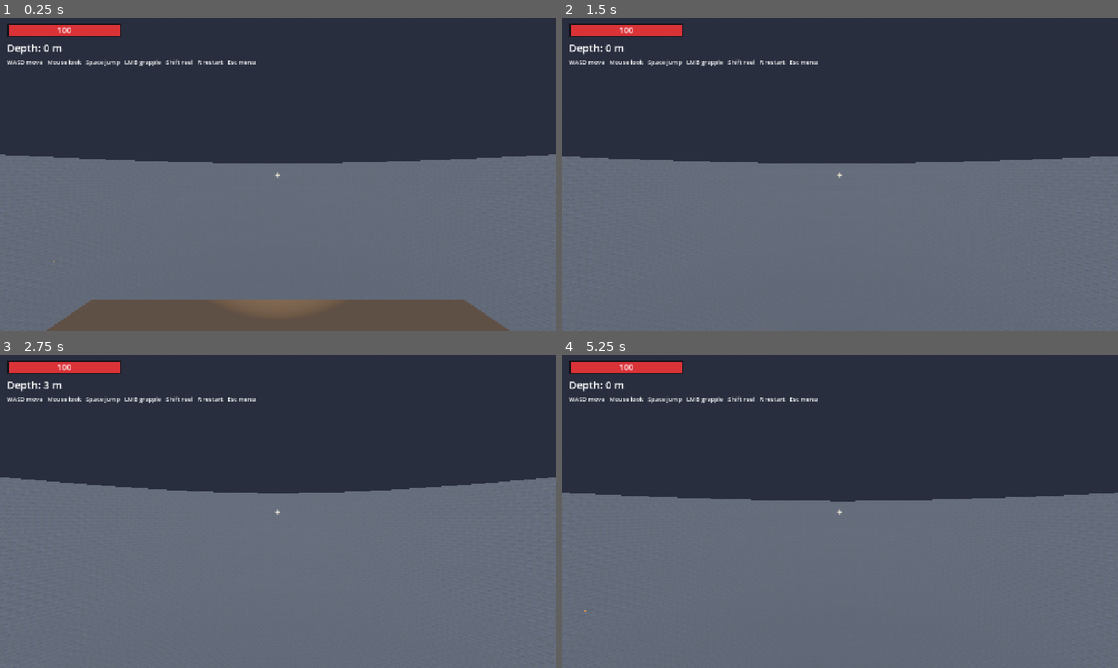
Above: before the commit, frames 1-4 (two rows, left to right).
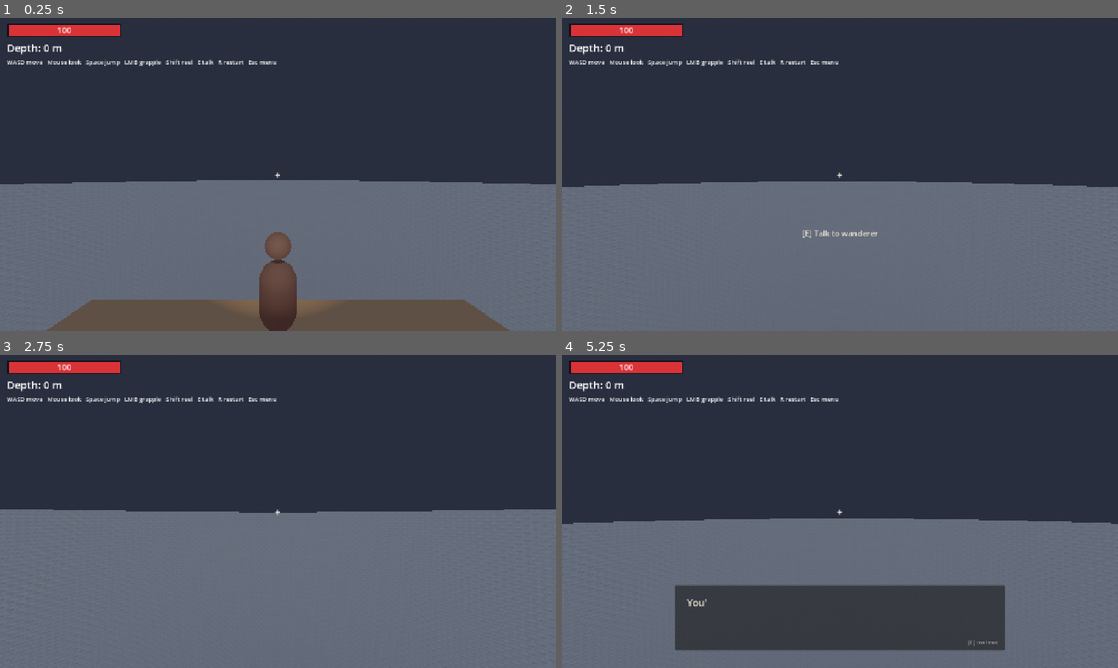
Above: after the commit, the same moments.

Repository: CallumHYoung/ash
Game: Godot game, scene res://scenes/main.tscn
The game is run twice, just before and just after one commit, with the same random seed, the same clock (stepped at 60 frames per second) and the same inputs.
Inputs (mouse positions are in pixels of both pictures, inside the frame that each line leads up to):
- Up to frame 1 (0.25 s): no input
- Up to frame 2 (1.5 s): tap Enter at 0.5 s; move the mouse to (867, 174) at 0.52 s; hold Shift (reel) 0.53-1.28 s; hold W (move_forward) from 0.53 s (still down); click (867, 174) at 0.6 s; tap Space (jump) at 0.77, 1.07 s; move the mouse to (812, 174) at 1.27 s; tap Shift (reel) at 1.35 s; click (812, 174) at 1.42 s
- Up to frame 3 (2.75 s): keep holding W (move_forward); tap Space (jump) at 1.52, 1.82, 2.3 s; tap E (interact, bound only after the commit) at 1.55 s; move the mouse to (289, 505) at 2.02 s; hold E (interact, bound only after the commit) from 2.03 s (still down); click (289, 505) at 2.17 s
- Up to frame 4 (5.25 s): keep holding W (move_forward); move the mouse to (834, 517) at 2.77 s; release E (interact, bound only after the commit) at 2.78 s; tap Space (jump) at 2.85, 3.02, 3.32, 3.77, 4.07, 4.52, 4.82 s; click (834, 517) at 3.05 s; move the mouse to (878, 514) at 3.52 s; hold Shift (reel) 3.53-4.28 s; click (878, 514) at 3.6 s; tap R (restart) at 4.15 s; move the mouse to (795, 508) at 4.27 s; tap Shift (reel) at 4.35 s; click (795, 508) at 4.42 s; tap E (interact, bound only after the commit) at 4.55 s; move the mouse to (845, 511) at 5.02 s; hold E (interact, bound only after the commit) from 5.03 s (still down); click (845, 511) at 5.17 s

The runs differ from the first frame. In frame 1, 8.7% of the frame differs, in the area x 0-100%, y 13-100%; in frame 2, 7.5%; in frame 3, 7.7%; in frame 4, 19%, in the area x 0-100%, y 13-95%.

Commit message:
Deepen chasm 50x, add rim-top NPC with slow rambling dialogue
Co-Authored-By: Claude Opus 4.7 (1M context) <noreply@anthropic.com>

Diff:
--- a/scenes/main.tscn
+++ b/scenes/main.tscn
@@ -6,6 +6,8 @@
 [ext_resource type="Script" path="res://scripts/cavern.gd" id="4_cavern"]
 [ext_resource type="Script" path="res://scripts/pause_menu.gd" id="5_pause"]
 [ext_resource type="AudioStream" path="res://Chasm of Ash.mp3" id="6_music"]
+[ext_resource type="PackedScene" path="res://scenes/npc.tscn" id="7_npc"]
+[ext_resource type="Script" path="res://scripts/dialogue.gd" id="8_dialogue"]
 
 [sub_resource type="ProceduralSkyMaterial" id="ProceduralSkyMaterial_1"]
 sky_top_color = Color(0.27, 0.27, 0.34, 1)
@@ -36,11 +38,13 @@
 
 [node name="Cavern" type="StaticBody3D" parent="."]
 script = ExtResource("4_cavern")
+height = 16000.0
+torch_count = 60
 
 [node name="Platforms" type="Node3D" parent="."]
 
 [node name="Start" parent="Platforms" instance=ExtResource("3_platform")]
-transform = Transform3D(10, 0, 0, 0, 1, 0, 0, 0, 10, 0, -0.5, 0)
+transform = Transform3D(10, 0, 0, 0, 1, 0, 0, 0, 10, 0, 9.5, 0)
 
 [node name="P1" parent="Platforms" instance=ExtResource("3_platform")]
 transform = Transform3D(6, 0, 0, 0, 1, 0, 0, 0, 6, -8, -10, 4)
@@ -79,7 +83,10 @@
 transform = Transform3D(4, 0, 0, 0, 1, 0, 0, 0, 4, -3, -255, -7)
 
 [node name="Player" parent="." instance=ExtResource("2_player")]
-transform = Transform3D(1, 0, 0, 0, 1, 0, 0, 0, 1, 0, 3, 0)
+transform = Transform3D(1, 0, 0, 0, 1, 0, 0, 0, 1, 0, 13, 0)
+
+[node name="NPC" parent="." instance=ExtResource("7_npc")]
+transform = Transform3D(1, 0, 0, 0, 1, 0, 0, 0, 1, 0, 10, -4)
 
 [node name="HUD" type="CanvasLayer" parent="."]
 
@@ -137,7 +144,7 @@
 offset_right = 760.0
 offset_bottom = 150.0
 theme_override_font_sizes/font_size = 14
-text = "WASD move   Mouse look   Space jump   LMB grapple   Shift reel   R restart   Esc menu"
+text = "WASD move   Mouse look   Space jump   LMB grapple   Shift reel   E talk   R restart   Esc menu"
 
 [node name="Music" type="AudioStreamPlayer" parent="."]
 process_mode = 3
@@ -196,3 +203,60 @@
 [node name="ExitButton" type="Button" parent="PauseMenu/Panel/VBox"]
 custom_minimum_size = Vector2(0, 44)
 text = "Exit Game"
+
+[node name="Dialogue" type="CanvasLayer" parent="."]
+script = ExtResource("8_dialogue")
+
+[node name="Prompt" type="Label" parent="Dialogue"]
+anchor_left = 0.5
+anchor_top = 1.0
+anchor_right = 0.5
+anchor_bottom = 1.0
+offset_left = -120.0
+offset_top = -240.0
+offset_right = 120.0
+offset_bottom = -210.0
+theme_override_font_sizes/font_size = 18
+theme_override_colors/font_color = Color(0.95, 0.92, 0.85, 0.95)
+text = "[E] Talk to wanderer"
+horizontal_alignment = 1
+vertical_alignment = 1
+
+[node name="Box" type="Panel" parent="Dialogue"]
+anchor_left = 0.5
+anchor_top = 1.0
+anchor_right = 0.5
+anchor_bottom = 1.0
+offset_left = -380.0
+offset_top = -190.0
+offset_right = 380.0
+offset_bottom = -40.0
+
+[node name="Text" type="Label" parent="Dialogue/Box"]
+anchor_right = 1.0
+anchor_bottom = 1.0
+offset_left = 28.0
+offset_top = 24.0
+offset_right = -28.0
+offset_bottom = -36.0
+theme_override_font_sizes/font_size = 22
+theme_override_colors/font_color = Color(0.96, 0.93, 0.86, 1)
+autowrap_mode = 3
+text = ""
+
+[node name="Hint" type="Label" parent="Dialogue/Box"]
+anchor_left = 1.0
+anchor_top = 1.0
+anchor_right = 1.0
+anchor_bottom = 1.0
+offset_left = -120.0
+offset_top = -28.0
+offset_right = -16.0
+offset_bottom = -8.0
+theme_override_font_sizes/font_size = 12
+theme_override_colors/font_color = Color(1, 1, 1, 0.55)
+text = "[E] continue"
+horizontal_alignment = 2
+
+[connection signal="body_entered" from="NPC/InteractArea" to="Dialogue" method="_on_npc_body_entered"]
+[connection signal="body_exited" from="NPC/InteractArea" to="Dialogue" method="_on_npc_body_exited"]
--- /dev/null
+++ b/scenes/npc.tscn
@@ -0,0 +1,39 @@
+[gd_scene load_steps=5 format=3]
+
+[sub_resource type="CapsuleMesh" id="CapsuleMesh_1"]
+radius = 0.4
+height = 1.4
+
+[sub_resource type="SphereMesh" id="SphereMesh_1"]
+radius = 0.28
+height = 0.56
+radial_segments = 24
+rings = 12
+
+[sub_resource type="StandardMaterial3D" id="StandardMaterial3D_1"]
+albedo_color = Color(0.18, 0.16, 0.15, 1)
+roughness = 0.92
+emission_enabled = true
+emission = Color(0.45, 0.2, 0.07, 1)
+emission_energy_multiplier = 0.35
+
+[sub_resource type="SphereShape3D" id="SphereShape3D_1"]
+radius = 2.5
+
+[node name="NPC" type="Node3D"]
+
+[node name="Body" type="MeshInstance3D" parent="."]
+transform = Transform3D(1, 0, 0, 0, 1, 0, 0, 0, 1, 0, 0.8, 0)
+mesh = SubResource("CapsuleMesh_1")
+surface_material_override/0 = SubResource("StandardMaterial3D_1")
+
+[node name="Head" type="MeshInstance3D" parent="."]
+transform = Transform3D(1, 0, 0, 0, 1, 0, 0, 0, 1, 0, 1.85, 0)
+mesh = SubResource("SphereMesh_1")
+surface_material_override/0 = SubResource("StandardMaterial3D_1")
+
+[node name="InteractArea" type="Area3D" parent="."]
+
+[node name="CollisionShape3D" type="CollisionShape3D" parent="InteractArea"]
+transform = Transform3D(1, 0, 0, 0, 1, 0, 0, 0, 1, 0, 1.0, 0)
+shape = SubResource("SphereShape3D_1")
--- /dev/null
+++ b/scripts/dialogue.gd
@@ -0,0 +1,122 @@
+extends CanvasLayer
+
+# Slow, one-sentence-at-a-time NPC ramble. Each sentence types out, then a
+# short pause before auto-advancing. Pressing "interact" while typing fast-
+# forwards the current sentence; pressing it during the pause skips to the
+# next sentence. Non-blocking — the player can still move during dialogue.
+
+const SENTENCES: Array[String] = [
+	"You're really going down there?",
+	"Most don't come back.",
+	"Some come back wrong.",
+	"I've seen what they bring up.",
+	"Cold things. Wet things. Things with too many joints.",
+	"There are voices down there that sound like home.",
+	"Don't answer them.",
+	"There's a light at the bottom.",
+	"It's not the kind of light you want to find.",
+	"Take your rope. Cut it before they grab on.",
+	"Good luck, friend.",
+]
+
+const TYPE_SPEED: float = 22.0
+const POST_SENTENCE_PAUSE: float = 1.6
+
+enum {STATE_TYPING, STATE_PAUSING}
+
+@onready var prompt: Label = $Prompt
+@onready var box: Panel = $Box
+@onready var text_label: Label = $Box/Text
+
+var _player_in_range: bool = false
+var _talking: bool = false
+var _sentence_index: int = 0
+var _typewriter_progress: float = 0.0
+var _pause_timer: float = 0.0
+var _state: int = STATE_TYPING
+
+
+func _ready() -> void:
+	box.visible = false
+	prompt.visible = false
+
+
+func _on_npc_body_entered(body: Node) -> void:
+	if body is CharacterBody3D:
+		_player_in_range = true
+		_refresh_prompt()
+
+
+func _on_npc_body_exited(body: Node) -> void:
+	if body is CharacterBody3D:
+		_player_in_range = false
+		_refresh_prompt()
+
+
+func _refresh_prompt() -> void:
+	prompt.visible = _player_in_range and not _talking
+
+
+func _unhandled_input(event: InputEvent) -> void:
+	if not event.is_action_pressed("interact"):
+		return
+	if _talking:
+		if _state == STATE_TYPING:
+			_typewriter_progress = float(SENTENCES[_sentence_index].length())
+			_update_text()
+			_state = STATE_PAUSING
+			_pause_timer = POST_SENTENCE_PAUSE
+		else:
+			_advance_sentence()
+		get_viewport().set_input_as_handled()
+	elif _player_in_range:
+		_start()
+		get_viewport().set_input_as_handled()
+
+
+func _process(delta: float) -> void:
+	if not _talking:
+		return
+	if _state == STATE_TYPING:
+		var sentence: String = SENTENCES[_sentence_index]
+		_typewriter_progress += TYPE_SPEED * delta
+		if _typewriter_progress >= float(sentence.length()):
+			_typewriter_progress = float(sentence.length())
+			_state = STATE_PAUSING
+			_pause_timer = POST_SENTENCE_PAUSE
+		_update_text()
+	else:
+		_pause_timer -= delta
+		if _pause_timer <= 0.0:
+			_advance_sentence()
+
+
+func _start() -> void:
+	_talking = true
+	_sentence_index = 0
+	_typewriter_progress = 0.0
+	_state = STATE_TYPING
+	box.visible = true
+	_refresh_prompt()
+	_update_text()
+
+
+func _advance_sentence() -> void:
+	_sentence_index += 1
+	if _sentence_index >= SENTENCES.size():
+		_stop()
+		return
+	_typewriter_progress = 0.0
+	_state = STATE_TYPING
+	_update_text()
+
+
+func _stop() -> void:
+	_talking = false
+	box.visible = false
+	text_label.text = ""
+	_refresh_prompt()
+
+
+func _update_text() -> void:
+	text_label.text = SENTENCES[_sentence_index].substr(0, int(_typewriter_progress))
--- a/scripts/input_setup.gd
+++ b/scripts/input_setup.gd
@@ -10,6 +10,7 @@
 	_add_key_action("jump", [KEY_SPACE])
 	_add_key_action("reel", [KEY_SHIFT])
 	_add_key_action("restart", [KEY_R])
+	_add_key_action("interact", [KEY_E])
 	_add_mouse_action("grapple", MOUSE_BUTTON_LEFT)
 
 
--- a/scripts/main.gd
+++ b/scripts/main.gd
@@ -1,7 +1,7 @@
 extends Node3D
 
-const RESPAWN_DEPTH: float = 290.0
-const SPAWN_POSITION: Vector3 = Vector3(0, 3, 0)
+const RESPAWN_DEPTH: float = 16100.0
+const SPAWN_POSITION: Vector3 = Vector3(0, 13, 0)
 const HEALTH_FILL_MAX_WIDTH: float = 256.0
 
 @onready var player: CharacterBody3D = $Player
Not shown: 1 places in scenes/main.tscn that only renumber resources
Not shown, added: scripts/dialogue.gd.uid
